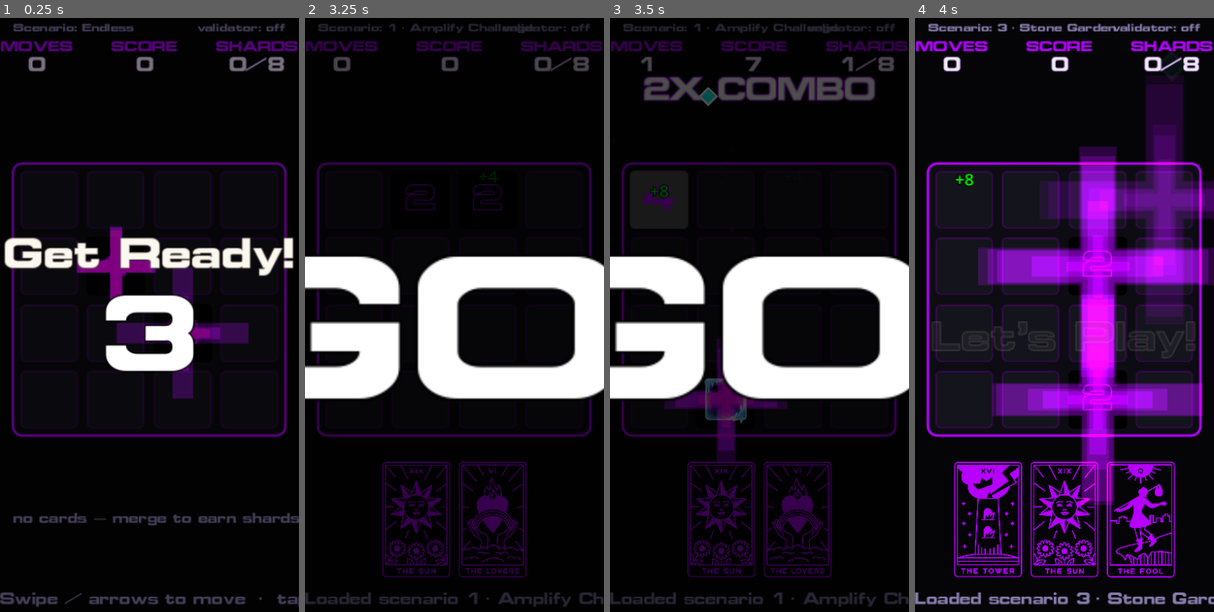
Above: before the commit, frames 1-4 (left to right).
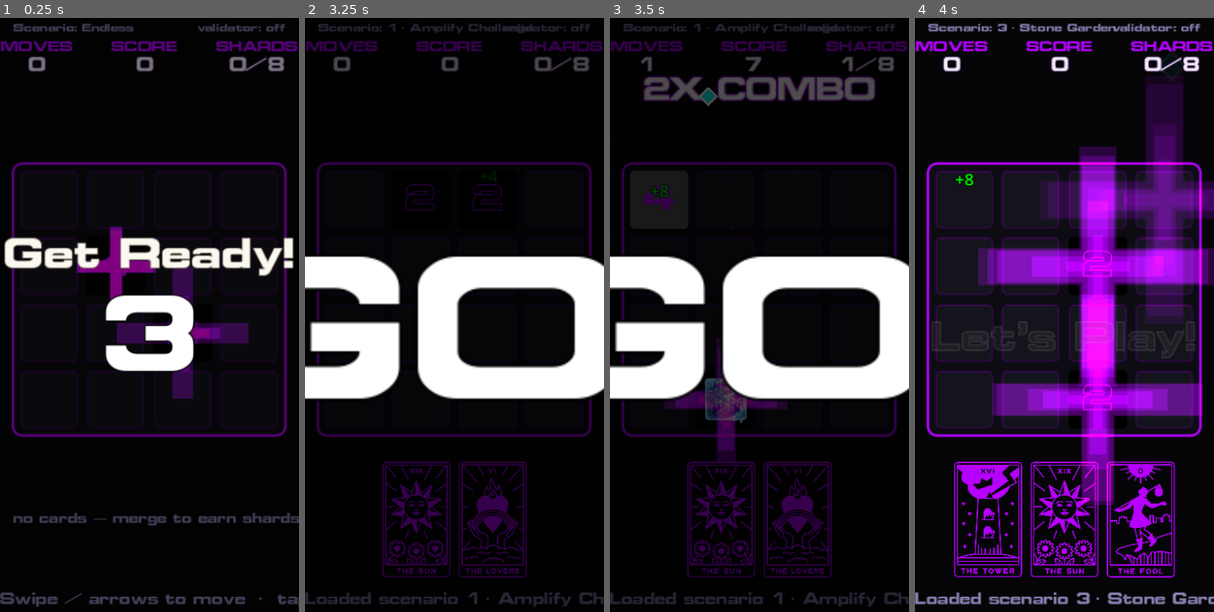
Above: after the commit, the same moments.

Repository: thegoldenmule/moveborne-godot
Game: Godot game, scene res://scenes/main.tscn
The game is run twice, just before and just after one commit, with the same random seed, the same clock (stepped at 60 frames per second) and the same inputs.
Inputs (mouse positions are in pixels of both pictures, inside the frame that each line leads up to):
- Up to frame 1 (0.25 s): no input
- Up to frame 2 (3.25 s): tap A at 0.5, 1.25, 2 s; drag from (454, 297) to (484, 196) at 0.52 s; drag from (544, 433) to (439, 469) at 1.27 s; move the mouse to (364, 243) at 2.02 s; hold Left 2.03-2.75 s; tap 1 at 2.1 s; drag from (469, 338) to (364, 243) at 2.77 s
- Up to frame 3 (3.5 s): no input
- Up to frame 4 (4 s): move the mouse to (1019, 178) at 3.52 s; hold Down from 3.53 s (still down); tap 3 at 3.6 s

Frames 1-2 are identical in both runs. In frame 3, 0.3% of the frame differs, in the area x 31-45%, y 60-67%; in frame 4, nothing differs.

Commit message:
VFX: tile-effect spawn / run / removal bursts — P2 effect VFX complete
board_view diffs per-cell effect presence (gated on moveIndex, mirrors the status
diff) and drives the full effect lifecycle:
- spawn pop when a tile gains an effect, falling removal burst (gravity) when it
  clears, and a continuous "run" loop while active (freeze/amplify/black-hole;
  lock & stone have no run emitter, matching the source).
- run loops are created on gain, freed on loss/swap, and cleared on restart/new
  game so none leak between games.

vfx.gd: shared _build() for one-shot (create_effect) and continuous (create_loop)
emitters; per-preset `gravity` (falling removals) and `alpha` (subtle loops); ten
effect-lifecycle presets + three run presets. Frames/blends per source: snowflake
(freeze, NORMAL), plus (amplify, gold), lock-2 (lock), stone (NORMAL native),
x (black-hole). Freeze run tuned for opacity + edge spread per feedback.

Verified live by the user (spawn + removal bursts; run loops).

Co-Authored-By: Claude Opus 4.8 (1M context) <noreply@anthropic.com>

Diff:
--- a/llm-workflow/scenes/board_view.gd
+++ b/llm-workflow/scenes/board_view.gd
@@ -22,6 +22,7 @@
 var _tile := 0.0
 var _cells: Array = []          # [{panel, sb, label, overlay, flash_tw}]
 var _prev: Array = []
+var _prev_effect: Array = []    # per-cell active effect type, for spawn/removal bursts
 var _highlight: Array = []
 var _press = null
 
@@ -49,6 +50,7 @@
 		c.queue_free()
 	_cells.clear()
 	_prev.clear()
+	_prev_effect.clear()
 	_last_move_index = -1
 	_shaking = false  # rest pos re-captured lazily on the next shake
 
@@ -93,8 +95,9 @@
 			panel.add_child(label)
 
 			add_child(panel)
-			_cells.append({"panel": panel, "sb": sb, "label": label, "overlay": overlay, "flash_tw": null})
+			_cells.append({"panel": panel, "sb": sb, "label": label, "overlay": overlay, "flash_tw": null, "run_fx": null})
 			_prev.append(0)
+			_prev_effect.append("")
 
 	# Board-local FX layer: particle coords == panel.position + tile/2. Drawn on
 	# top of the cells; shakes with the board since it's a child of this Control.
@@ -151,10 +154,12 @@
 			label.add_theme_constant_override("outline_size", int(ts["ow"]))
 			label.add_theme_font_size_override("font_size", int(ts["fs"]))
 
-		_apply_effect_and_border(sb, overlay, t, v, _highlight.has(i))
+		var eff := _effect_type(t)
+		_apply_effect_and_border(sb, overlay, eff, v, _highlight.has(i))
 
 		if is_new_move:
 			total_merge_value += _trigger_tile_vfx(t, i, cell, shown, combo)
+			_trigger_effect_vfx(eff, i, cell)
 
 		if v != int(_prev[i]) and v != 0:
 			_pop(cell["panel"], int(_prev[i]) == 0)
@@ -174,6 +179,10 @@
 	_last_move_index = -1
 	for i in range(_prev.size()):
 		_prev[i] = 0
+	for i in range(_prev_effect.size()):
+		_prev_effect[i] = ""
+	for cell in _cells:
+		_stop_run_fx(cell)
 	if _shaking:
 		position = _base_pos
 		_shaking = false
@@ -185,13 +194,16 @@
 	return _base_pos if _shaking else position
 
 
-func _apply_effect_and_border(sb: StyleBoxFlat, overlay: TextureRect, t: Dictionary, v: int, highlighted: bool) -> void:
-	var eff_type := ""
+## Active tile-effect type ("" if none/inactive), e.g. "freeze", "black_hole".
+func _effect_type(t: Dictionary) -> String:
 	if t.has("effect") and t["effect"] != null:
 		var e: Dictionary = t["effect"]
 		if bool(e.get("active", false)) and str(e.get("type", "")) != "none":
-			eff_type = str(e.get("type", ""))
-
+			return str(e.get("type", ""))
+	return ""
+
+
+func _apply_effect_and_border(sb: StyleBoxFlat, overlay: TextureRect, eff_type: String, v: int, highlighted: bool) -> void:
 	var tex: Texture2D = Style.effect_texture(eff_type) if eff_type != "" else null
 	if tex != null:
 		overlay.texture = tex
@@ -269,6 +281,36 @@
 	Vfx.create_effect(effect, pos, _vfx_layer)
 
 
+## Spawn pop when a tile gains an effect, falling removal burst when it clears, and
+## a continuous "run" loop while it's active (started on gain, freed on loss/swap).
+func _trigger_effect_vfx(eff: String, i: int, cell: Dictionary) -> void:
+	var prev := str(_prev_effect[i])
+	if eff != prev:
+		var panel: Control = cell["panel"]
+		var center: Vector2 = panel.position + Vector2(_tile / 2.0, _tile / 2.0)
+		_stop_run_fx(cell)  # old effect's loop ends regardless of what comes next
+		if prev != "":
+			Vfx.create_effect(_eff_base(prev) + "-removal", center, _vfx_layer)
+		if eff != "":
+			Vfx.create_effect(_eff_base(eff) + "-spawn", center, _vfx_layer)
+			cell["run_fx"] = Vfx.create_loop(_eff_base(eff) + "-run", center, _vfx_layer)
+	_prev_effect[i] = eff
+
+
+func _stop_run_fx(cell: Dictionary) -> void:
+	if cell["run_fx"] != null and is_instance_valid(cell["run_fx"]):
+		cell["run_fx"].queue_free()
+	cell["run_fx"] = null
+
+
+## Effect type -> emitter base name (handles hyphen + amplify_static alias).
+func _eff_base(effect_type: String) -> String:
+	match effect_type:
+		"black_hole": return "black-hole"
+		"amplify_static": return "amplify"
+		_: return effect_type
+
+
 ## Flash a merged cell white, then ease its bg back to the tile color (0.75s cubicOut).
 func _flash(cell: Dictionary) -> void:
 	var sb: StyleBoxFlat = cell["sb"]
--- a/llm-workflow/scenes/vfx.gd
+++ b/llm-workflow/scenes/vfx.gd
@@ -26,6 +26,24 @@
 	"amplify":      {frame = "plus",        count = 10, life = 0.5,  color = "fedc56", blend = "add", shape = "point", vmin = 0.0,   vmax = 40.0,  smin = 0.5, smax = 1.6, radius = 4.0,  grow = true},
 	# deck-ready is not dispatched yet — awaits a ported deck-display (deck-display.ts:124).
 	"deck-ready":   {frame = "deck-symbol", count = 5,  life = 0.5,  color = "b400ff", blend = "add", shape = "point", vmin = 0.0,   vmax = 0.0,   smin = 0.5, smax = 2.2, radius = 0.0,  grow = true},
+
+	# Tile-effect lifecycle: a pop when an effect appears, a falling burst when it clears.
+	"freeze-spawn":      {frame = "snowflake", count = 8,  life = 0.5, color = "406EBB", blend = "add",    shape = "point", vmin = 0.0,  vmax = 40.0,  smin = 0.4, smax = 1.6, radius = 4.0,  grow = true},
+	"freeze-removal":    {frame = "snowflake", count = 16, life = 0.5, color = "406EBB", blend = "normal", shape = "disc",  vmin = 40.0, vmax = 140.0, smin = 0.4, smax = 1.0, radius = 10.0, grow = false, gravity = 240.0},
+	"amplify-spawn":     {frame = "plus",      count = 10, life = 0.5, color = "FEDC56", blend = "add",    shape = "point", vmin = 0.0,  vmax = 40.0,  smin = 0.5, smax = 1.6, radius = 4.0,  grow = true},
+	"amplify-removal":   {frame = "plus",      count = 16, life = 0.5, color = "FEDC56", blend = "add",    shape = "disc",  vmin = 40.0, vmax = 160.0, smin = 0.4, smax = 1.0, radius = 10.0, grow = false, gravity = 240.0},
+	"lock-spawn":        {frame = "lock-2",    count = 6,  life = 0.5, color = "b400ff", blend = "add",    shape = "point", vmin = 0.0,  vmax = 30.0,  smin = 0.5, smax = 1.4, radius = 4.0,  grow = true},
+	"lock-removal":      {frame = "lock-2",    count = 14, life = 0.5, color = "b400ff", blend = "add",    shape = "disc",  vmin = 40.0, vmax = 150.0, smin = 0.4, smax = 1.0, radius = 10.0, grow = false, gravity = 240.0},
+	"stone-spawn":       {frame = "stone",     count = 6,  life = 0.5, color = "ffffff", blend = "normal", shape = "point", vmin = 0.0,  vmax = 30.0,  smin = 0.3, smax = 0.5, radius = 4.0,  grow = true},
+	"stone-removal":     {frame = "stone",     count = 8,  life = 0.5, color = "ffffff", blend = "normal", shape = "disc",  vmin = 40.0, vmax = 140.0, smin = 0.3, smax = 0.5, radius = 10.0, grow = false, gravity = 260.0},
+	"black-hole-spawn":  {frame = "x",         count = 8,  life = 0.5, color = "b400ff", blend = "add",    shape = "point", vmin = 0.0,  vmax = 40.0,  smin = 0.4, smax = 1.6, radius = 4.0,  grow = true},
+	"black-hole-removal":{frame = "x",         count = 14, life = 0.5, color = "b400ff", blend = "add",    shape = "disc",  vmin = 40.0, vmax = 160.0, smin = 0.4, smax = 1.0, radius = 10.0, grow = false, gravity = 240.0},
+
+	# Continuous "run" loops while an effect is active (freeze/amplify/black-hole only;
+	# lock & stone have no run emitter). Subtle, spread across the tile.
+	"freeze-run":        {frame = "snowflake", count = 9,  life = 1.1, color = "406EBB", blend = "normal", shape = "disc",  vmin = 2.0,  vmax = 10.0,  smin = 0.35, smax = 0.65, radius = 32.0, grow = false, gravity = 15.0, alpha = 0.72},
+	"amplify-run":       {frame = "plus",      count = 6,  life = 0.9, color = "FEDC56", blend = "add",    shape = "disc",  vmin = 4.0,  vmax = 18.0,  smin = 0.2, smax = 0.45, radius = 26.0, grow = false, alpha = 0.4},
+	"black-hole-run":    {frame = "x",         count = 10, life = 0.8, color = "b400ff", blend = "add",    shape = "disc",  vmin = 6.0,  vmax = 26.0,  smin = 0.25, smax = 0.6, radius = 30.0, grow = false, alpha = 0.6},
 }
 
 var _tex_cache := {}
@@ -39,20 +57,41 @@
 func create_effect(effect_name: String, pos: Vector2, layer: Node) -> void:
 	if not EMITTERS.has(effect_name) or layer == null:
 		return
-	var e: Dictionary = EMITTERS[effect_name]
+	var p := _build(EMITTERS[effect_name], pos)
+	p.one_shot = true
+	p.explosiveness = 1.0  # whole count in one burst
+	p.emitting = false
+	layer.add_child(p)
+	p.finished.connect(p.queue_free)  # free once the burst has finished
+	p.emitting = true
+
+
+## Spawn a CONTINUOUS emitter (effect "run" loop) and return it so the caller can
+## free it when the effect clears. Returns null for an unknown name / null layer.
+func create_loop(effect_name: String, pos: Vector2, layer: Node) -> CPUParticles2D:
+	if not EMITTERS.has(effect_name) or layer == null:
+		return null
+	var p := _build(EMITTERS[effect_name], pos)
+	p.one_shot = false
+	p.explosiveness = 0.0  # emit evenly over time
+	p.emitting = false
+	layer.add_child(p)
+	p.emitting = true
+	return p
+
+
+## Build a configured (but not-yet-emitting) CPUParticles2D from a preset dict.
+func _build(e: Dictionary, pos: Vector2) -> CPUParticles2D:
 	var p := CPUParticles2D.new()
 	p.position = pos
 	p.amount = int(e["count"])
 	p.lifetime = float(e["life"])
-	p.one_shot = true
-	p.explosiveness = 1.0
-	p.emitting = false
 	p.texture = _frame(str(e["frame"]))
 	p.direction = Vector2(0, -1)
-	p.spread = 180.0  # +/-180deg = full-circle radial burst
+	p.spread = 180.0  # +/-180deg = full-circle radial
 	p.initial_velocity_min = float(e["vmin"])
 	p.initial_velocity_max = float(e["vmax"])
-	p.gravity = Vector2.ZERO
+	p.gravity = Vector2(0.0, float(e.get("gravity", 0.0)))  # falling bursts
 	if str(e["shape"]) == "disc":
 		p.emission_shape = CPUParticles2D.EMISSION_SHAPE_SPHERE
 		p.emission_sphere_radius = maxf(0.01, float(e["radius"]))
@@ -61,16 +100,15 @@
 	p.scale_amount_min = float(e["smin"])
 	p.scale_amount_max = float(e["smax"])
 	p.scale_amount_curve = _scale_curve(bool(e["grow"]))
-	p.color = Color(str(e["color"]))
+	var col := Color(str(e["color"]))
+	col.a = float(e.get("alpha", 1.0))  # overall opacity (run loops are subtle)
+	p.color = col
 	p.color_ramp = _fade_gradient()
 	if str(e["blend"]) == "add":
 		var m := CanvasItemMaterial.new()
 		m.blend_mode = CanvasItemMaterial.BLEND_MODE_ADD
 		p.material = m
-	layer.add_child(p)
-	# free the node once the one-shot burst has fully finished
-	p.finished.connect(p.queue_free)
-	p.emitting = true
+	return p
 
 
 func _frame(frame_name: String) -> Texture2D:
